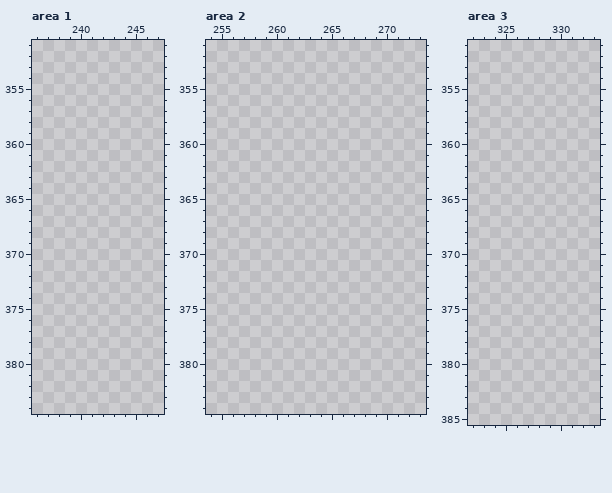
Pixel-art file -- src/concept/sprite/decor.aseprite. The picture above was drawn from the file before the commit.
512x512 pixels, 1 frame. Colours within 5 levels of each other are drawn and written as one. Shown: area 1: x 236..247, y 351..384; area 2: x 254..273, y 351..384; area 3: x 322..333, y 351..385. The commit also changed other parts of the picture, which this record leaves out.
Palette (. is transparent): 
After the commit:
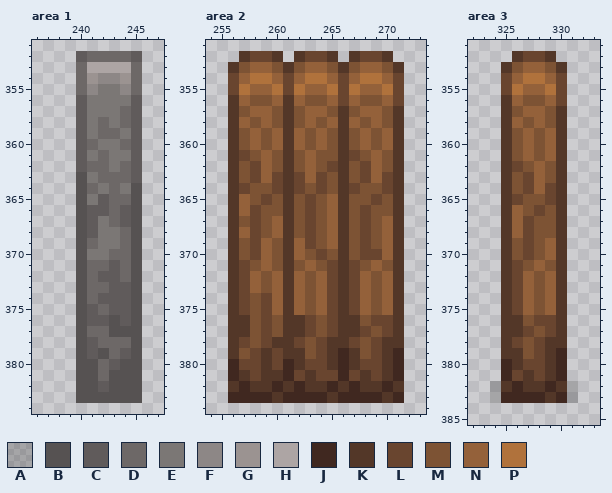
Colours new in this view: A #00000032  B #565252  C #605b5b  D #6d6867  E #7b7775  F #8d8786  G #9b9391  H #ada5a4  J #402820  K #533728  L #69452f  M #7d5334  N #94613a  P #b0723c
Diff:
Changed rows in their new state; - is an unchanged pixel.
Area 1, layer "Layer 1":
first column x 240:
352 CDDDDC
353 DHHHHD
354 DGFFGD
355 DFEEFD
356 CEEEEC
357 CEEEDC
358 CEDEDC
359 CEDDEC
360 CDEEDC
361 CEDEEC
362 CDDEDC
363 BEDDDC
364 BDEDEB
365 BECDDB
366 BCCDCB
367 BCEDCB
368 BCEEDB
369 BDEEDB
370 BEEDDB
371 BDDCDB
372 BDCCDB
373 BDDCCB
374 BDCCCB
375 BCDCCB
376 BCCBCB
377 BDDBBB
378 BCDDDB
379 BCBDCB
380 BBDCBB
381 BBDBBB
382 BBCBBB
383 BBBBBB
Area 2, layer "Layer 1":
first column x 256:
352 -KLLK-KLLK-KLLK-
353 KMNNMKMNNMKMNNMK
354 LNPPNLNPPNLNPPNL
355 LPNNPLPNNPLPNNPL
356 KNMMNKNMMNLNMMNL
357 KMNNMKMNNMKMNNMK
358 KNMNMKMNMNKNMNMK
359 KMNMNKNMNMKMNMNK
360 KMNMNKNMNMKMNMNK
361 KLMNMKMNMMKLMNMK
362 KMLNMKMNMLKMLNMK
363 KMLNLKLNLMKMLNLK
364 KLMMLKLMLMKLMMLK
365 KNMLMKMLMNKMMLMK
366 KNLMMKMLMNKMLMMK
367 KMLMNKMLMNKMLMNK
368 KNLMNKMLMNKMLMNK
369 KMLNMKNLMNKMLMNK
370 KMLNMKNMLMKMLLNK
371 KLMNMKMNMLKLMNMK
372 KLNMNKNMNLKLNMNK
373 KLNMNKNMNLKLNMNK
374 KLMLNKNMNLKLNMNK
375 KLMLNKNMNLKLNMNK
376 KKMLMKKLMLKKMLLK
377 KKMLMKKLMLKKLMLK
378 KLMLKKLMLKKLMLKK
379 KMLKLKKMLKJKMLKJ
380 JLLKLJKLLKJKLLKJ
381 JKLKKJLKLLJLKLKJ
382 KJKKJKJKKJKJKKJK
383 JJJJKJJJJKJJJJKJ
Area 3, layer "Layer 1":
first column x 324:
352 --KLLK--
353 -KMNNMK-
354 -LNPPNL-
355 -LPNNPL-
356 -KNMMNL-
357 -KMNNMK-
358 -KNMNMK-
359 -KMNMNK-
360 -KMNMNK-
361 -KMNMNK-
362 -KLMNMK-
363 -KMLNMK-
364 -KMLNLK-
365 -KLMMLK-
366 -KNMLMK-
367 -KNLMMK-
368 -KNLMMK-
369 -KMLMNK-
370 -KMLMNK-
371 -KLMNMK-
372 -KLNMNK-
373 -KLNMNK-
374 -KLNMNK-
375 -KLNMNK-
376 -KKMLLK-
377 -KKLMLK-
378 -KLMLKK-
379 -KKMLKJ-
380 -JKLLKJ-
381 -JLKLKJ-
382 AKJKKJKA
383 AJJJJKJA
Boxes around the changes in both pictures, in picture pixels (x1, y1, x2, y2):
added: (76, 51, 142, 403)
added: (228, 51, 404, 403)
added: (490, 51, 578, 403)
